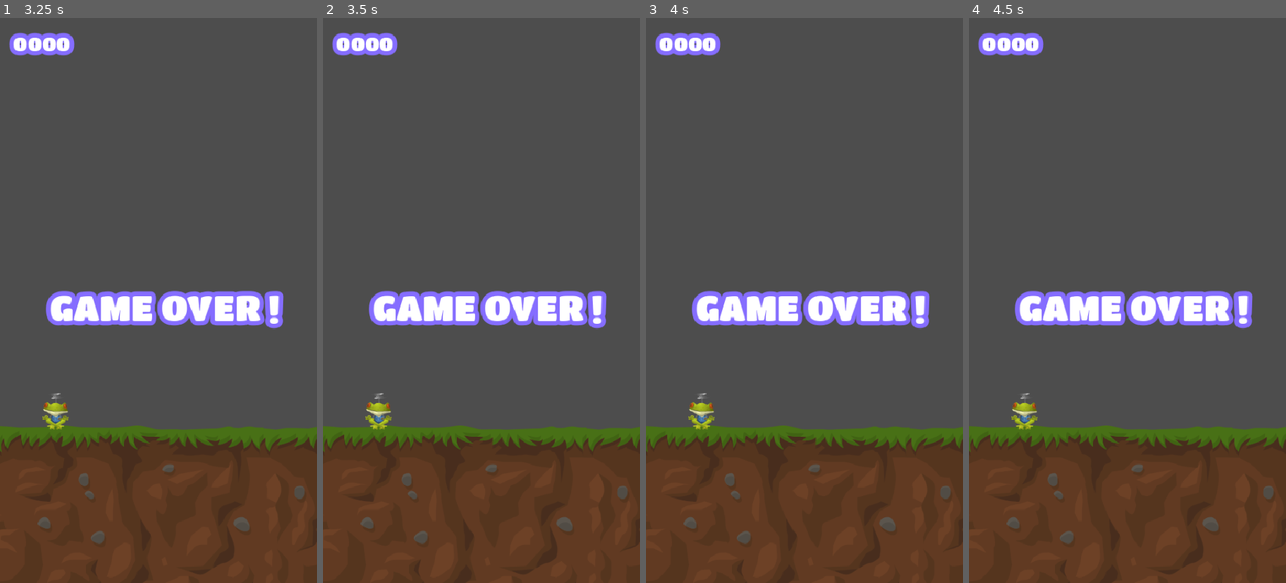
Above: before the commit, frames 1-4 (left to right).
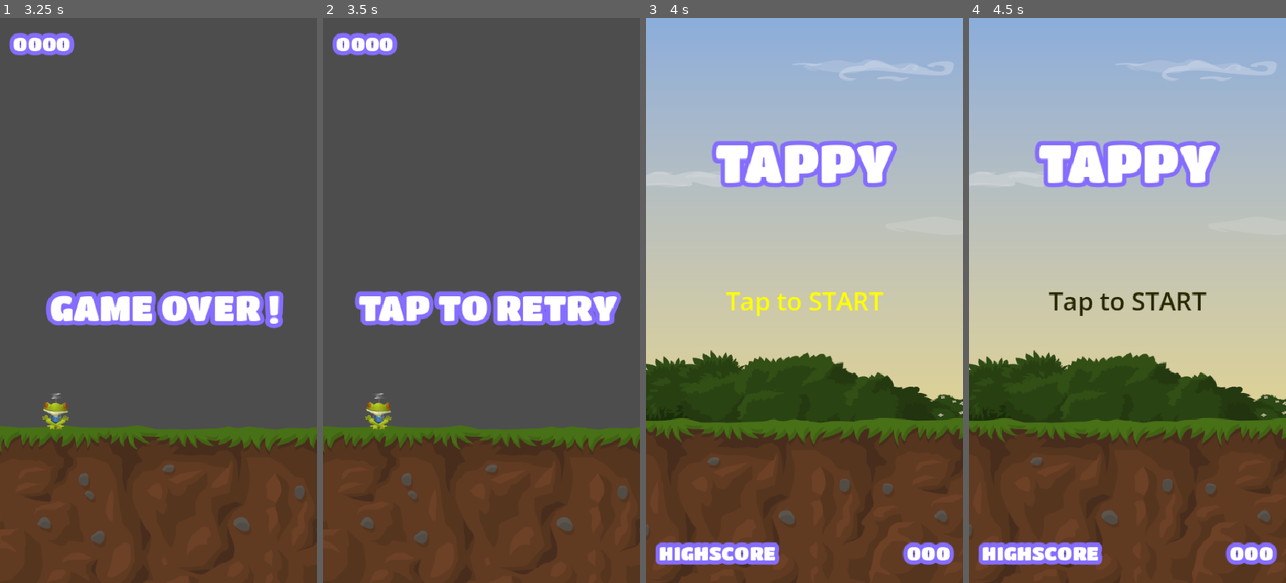
Above: after the commit, the same moments.

Repository: nzh0172/tappy
Game: Godot game, scene res://scenes/main.tscn
The game is run twice, just before and just after one commit, with the same random seed, the same clock (stepped at 60 frames per second) and the same inputs.
Inputs (mouse positions are in pixels of both pictures, inside the frame that each line leads up to):
- Up to frame 1 (3.25 s): tap Enter at 0.5, 2.1, 2.75 s; move the mouse to (228, 272) at 0.52 s; hold Up (ui_up) 0.53-1.25 s; hold Space (fly) 0.53-1.25 s; click (228, 272) at 0.67 s; drag from (95, 328) to (142, 413) at 1.27 s; tap Space (fly) at 2 s; move the mouse to (190, 176) at 2.02 s; hold Down (ui_down) 2.03-2.75 s; hold Space (fly) 2.03-2.75 s; drag from (142, 413) to (63, 215) at 2.77 s
- Up to frame 2 (3.5 s): no input
- Up to frame 3 (4 s): tap Enter at 3.5 s; move the mouse to (899, 385) at 3.52 s; hold Up (ui_up) from 3.53 s (still down); hold Space (fly) from 3.53 s (still down); tap F at 3.6 s
- Up to frame 4 (4.5 s): release Up (ui_up) at 4.25 s; release Space (fly) at 4.25 s; tap Enter at 4.25 s; drag from (1032, 215) to (1079, 159) at 4.27 s

Frame 1 is identical in both runs. In frame 2, 3.0% of the frame differs, in the area x 10-95%, y 48-56%; in frame 3, 78%, in the area x 0-100%, y 0-100%; in frame 4, 78%.

Commit message:
17: game over

Diff:
--- a/scenes/frog.tscn
+++ b/scenes/frog.tscn
@@ -2,6 +2,8 @@
 
 [ext_resource type="Texture2D" uid="uid://b6qk5cbvquwf3" path="res://assets/items/frog.png" id="1_mqod6"]
 [ext_resource type="Script" uid="uid://bnb4bf20il3a" path="res://scripts/frog.gd" id="1_qyo2l"]
+[ext_resource type="AudioStream" uid="uid://bdfpb6tc6n46g" path="res://assets/audio/engine.mp3" id="3_rq8tc"]
+[ext_resource type="AudioStream" uid="uid://b41gloe0qsatc" path="res://assets/audio/score.wav" id="4_1g2vb"]
 
 [sub_resource type="CircleShape2D" id="CircleShape2D_jh35h"]
 radius = 18.027756
@@ -374,11 +376,23 @@
 "points": PackedFloat32Array(1, -0.25, 0, 0.25, 0),
 "times": PackedFloat32Array(0)
 }
+tracks/2/type = "value"
+tracks/2/imported = false
+tracks/2/enabled = true
+tracks/2/path = NodePath("Engine:pitch_scale")
+tracks/2/interp = 1
+tracks/2/loop_wrap = true
+tracks/2/keys = {
+"times": PackedFloat32Array(0),
+"transitions": PackedFloat32Array(1),
+"update": 0,
+"values": [1.22]
+}
 
 [sub_resource type="Animation" id="Animation_rq8tc"]
 resource_name = "bounce"
 length = 0.5
-step = 0.56
+step = 0.07
 tracks/0/type = "bezier"
 tracks/0/imported = false
 tracks/0/enabled = true
@@ -401,6 +415,18 @@
 "points": PackedFloat32Array(1, -0.25, 0, 0.25, 0, 0.71, -0.5, 0.048333336, 0, 0, 1, -0.25, 0, 0.25, 0),
 "times": PackedFloat32Array(0, 0.058452606, 0.375)
 }
+tracks/2/type = "value"
+tracks/2/imported = false
+tracks/2/enabled = true
+tracks/2/path = NodePath("Engine:pitch_scale")
+tracks/2/interp = 1
+tracks/2/loop_wrap = true
+tracks/2/keys = {
+"times": PackedFloat32Array(0, 0.21428573, 0.5),
+"transitions": PackedFloat32Array(1, 1, 1),
+"update": 0,
+"values": [1.22, 1.33, 1.22]
+}
 
 [sub_resource type="AnimationLibrary" id="AnimationLibrary_1g2vb"]
 _data = {
@@ -427,3 +453,12 @@
 
 [node name="AnimationPlayer" type="AnimationPlayer" parent="." unique_id=1326578272]
 libraries/ = SubResource("AnimationLibrary_1g2vb")
+
+[node name="Engine" type="AudioStreamPlayer" parent="." unique_id=1384409317]
+stream = ExtResource("3_rq8tc")
+pitch_scale = 1.22
+autoplay = true
+parameters/looping = true
+
+[node name="Score Sound" type="AudioStreamPlayer" parent="." unique_id=1682773447]
+stream = ExtResource("4_1g2vb")
--- a/scenes/game_ui.tscn
+++ b/scenes/game_ui.tscn
@@ -3,6 +3,7 @@
 [ext_resource type="LabelSettings" uid="uid://clvjx6o1fsdko" path="res://resources/highscore_label.tres" id="1_rns2u"]
 [ext_resource type="Script" uid="uid://c2371k3iebyxj" path="res://scripts/game_ui.gd" id="1_u001w"]
 [ext_resource type="LabelSettings" uid="uid://b4yhqle5gihes" path="res://resources/game_over_label.tres" id="2_u001w"]
+[ext_resource type="AudioStream" uid="uid://bvp28n8nn233s" path="res://assets/audio/game_over.wav" id="4_u2dgd"]
 
 [node name="Control" type="Control" unique_id=1552308992]
 process_mode = 3
@@ -37,3 +38,19 @@
 size_flags_horizontal = 4
 text = "GAME OVER !"
 label_settings = ExtResource("2_u001w")
+
+[node name="press jump label" type="Label" parent="MarginContainer" unique_id=1418283003]
+visible = false
+layout_mode = 2
+size_flags_horizontal = 4
+text = "TAP TO RETRY"
+label_settings = ExtResource("2_u001w")
+
+[node name="jump label timer" type="Timer" parent="." unique_id=1955316108]
+wait_time = 2.0
+one_shot = true
+
+[node name="game over sound" type="AudioStreamPlayer" parent="." unique_id=479466520]
+stream = ExtResource("4_u2dgd")
+
+[connection signal="timeout" from="jump label timer" to="." method="_on_jump_label_timer_timeout"]
--- a/scenes/pipes.tscn
+++ b/scenes/pipes.tscn
@@ -20,6 +20,8 @@
 [node name="VisibleOnScreenNotifier2D" type="VisibleOnScreenNotifier2D" parent="." unique_id=2011051802]
 position = Vector2(127, 601)
 
+[node name="AudioStreamPlayer" type="AudioStreamPlayer" parent="." unique_id=847049808]
+
 [connection signal="body_entered" from="scoring laser" to="." method="_on_scoring_laser_body_entered" flags=6]
 [connection signal="body_entered" from="upper" to="." method="_on_pipe_body_entered"]
 [connection signal="body_entered" from="lower" to="." method="_on_pipe_body_entered"]
--- a/scripts/frog.gd
+++ b/scripts/frog.gd
@@ -6,6 +6,9 @@
 var _gravity: float = ProjectSettings.get_setting('physics/2d/default_gravity') # Get project settings
 #var _die: bool = false
 @onready var animation_player: AnimationPlayer = $AnimationPlayer
+@onready var engine: AudioStreamPlayer = $Engine
+@onready var score_sound: AudioStreamPlayer = $"Score Sound"
+
 
 
 # move_and_slide() no need delta except gravity
@@ -32,7 +35,6 @@
 		print("die")
 		die()
 
-
 func _unhandled_input(event: InputEvent) -> void:
 	if event.is_action_pressed("fly"):
 		velocity.y = FLY_FORCE
@@ -45,3 +47,4 @@
 func score() -> void:
 	GameManager.score += 1
 	SignalHub.add_score_emit() # update score label ui
+	score_sound.play()
--- a/scripts/game_ui.gd
+++ b/scripts/game_ui.gd
@@ -2,6 +2,9 @@
 
 @onready var highscore_label: Label = $"MarginContainer/highscore label"
 @onready var game_over_label: Label = $"MarginContainer/game over label"
+@onready var press_jump_label: Label = $"MarginContainer/press jump label"
+@onready var jump_label_timer: Timer = $"jump label timer"
+@onready var game_over_sound: AudioStreamPlayer = $"game over sound"
 
 # Signal hub is a design pattern that centralize signal connections into one
 # similar to Autoloaded game manager, it is global throughout the project.
@@ -18,6 +21,8 @@
 
 func ui_game_over() -> void:
 	game_over_label.show()
+	game_over_sound.play()
+	jump_label_timer.start()
 
 # GameUI Control node > Process is set to Always
 # As the whole game tree paused, unable to receive input, so must set process to always
@@ -28,3 +33,9 @@
 		# GameManager (autoload/global) is readily available
 		# All scenes are preloaded now on GameManager.
 		GameManager.load_main_scene()
+	if jump_label_timer.is_stopped() and press_jump_label.is_visible() and event.is_action_pressed("fly"):
+		GameManager.load_main_scene()
+
+func _on_jump_label_timer_timeout() -> void:
+	game_over_label.hide()
+	press_jump_label.show()
